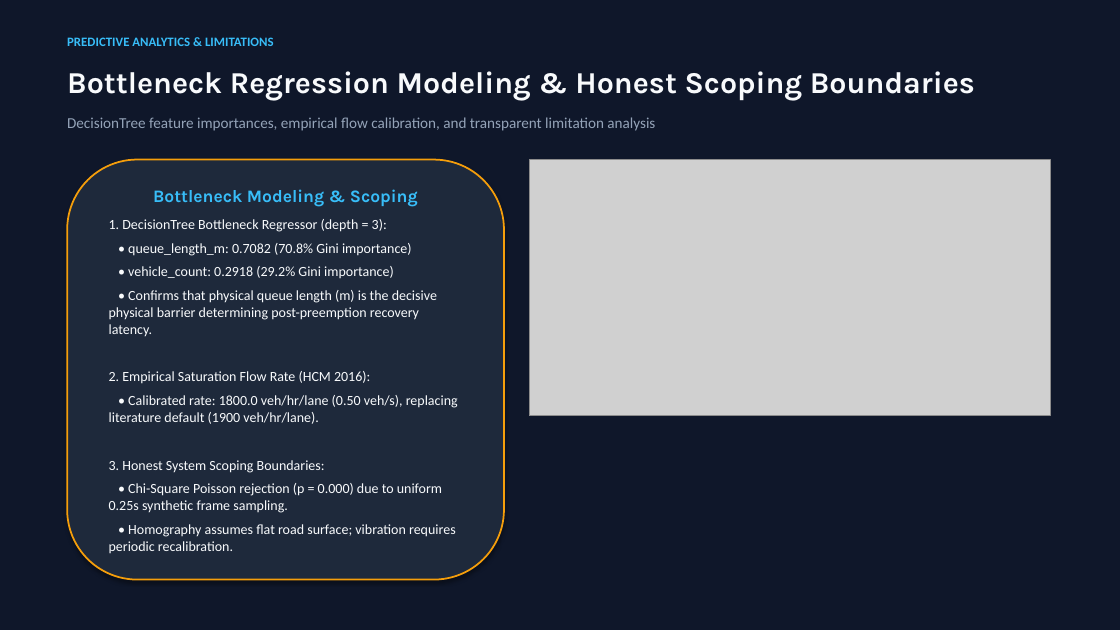
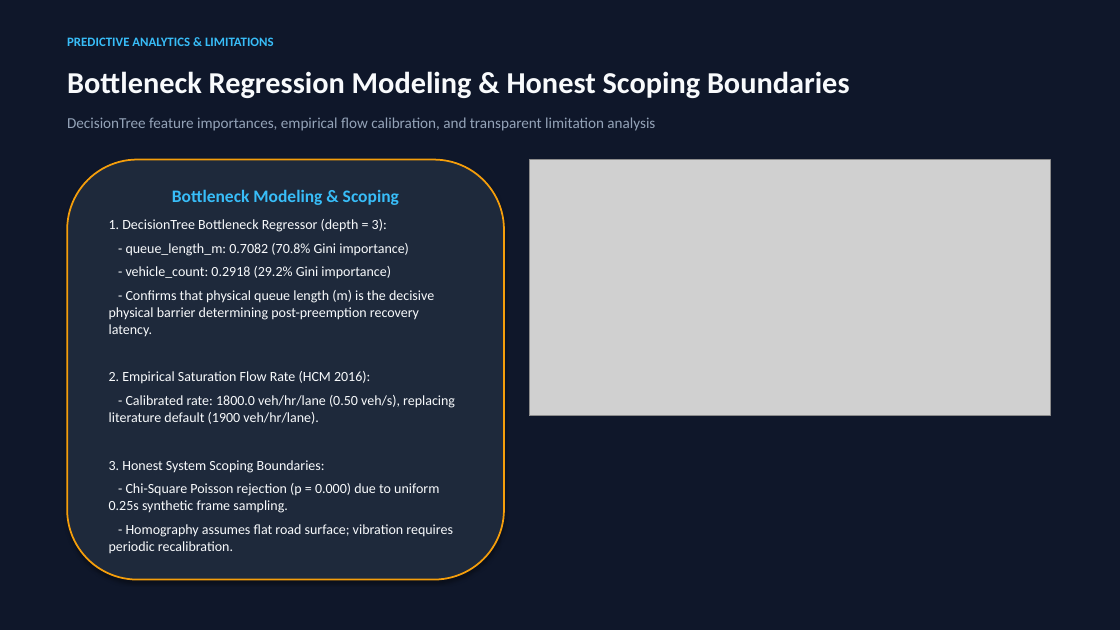
Before and after one commit to Devvaibhavpk/Kinetica, a slide deck: slide 13 of report/Kinetica_Project_Review_Presentation.pptx. Drawn at 1120x630 pixels with LibreOffice and Linux fonts; fonts in the diff are those of the drawing; grey boxes stand for pictures. Boxes give left, top, right and bottom in pixels: in the first picture for what was removed or moved away, otherwise in the second. Text is boxed around its words. In the diff, an @@ line names an element or a change of style, - is before the commit and + after.

```diff
--- a/report/Kinetica_Project_Review_Presentation.pptx
+++ b/report/Kinetica_Project_Review_Presentation.pptx
@@ text "Bottleneck Regression Modeling & Honest ..." at [67, 71, 850, 98]: font Karla to Calibri @@
@@ text in rounded rectangle at [172, 189, 399, 205]: font Karla to Calibri in "Bottleneck Modeling & Scoping" @@
@@ text in rounded rectangle at [109, 243, 434, 336]: text changed @@
-• queue_length_m: 0.7082 (70.8% Gini importance)
-• vehicle_count: 0.2918 (29.2% Gini importance)
-• Confirms that physical queue length (m) is the decisive physical barrier determining post-preemption recovery latency.
+- queue_length_m: 0.7082 (70.8% Gini importance)
+- vehicle_count: 0.2918 (29.2% Gini importance)
+- Confirms that physical queue length (m) is the decisive physical barrier determining post-preemption recovery latency.
@@ text in rounded rectangle at [109, 395, 455, 424]: text changed @@
-• Calibrated rate: 1800.0 veh/hr/lane (0.50 veh/s), replacing literature default (1900 veh/hr/lane).
+- Calibrated rate: 1800.0 veh/hr/lane (0.50 veh/s), replacing literature default (1900 veh/hr/lane).
@@ text in rounded rectangle at [109, 483, 453, 553]: text changed @@
-• Chi-Square Poisson rejection (p = 0.000) due to uniform 0.25s synthetic frame sampling.
-• Homography assumes flat road surface; vibration requires periodic recalibration.
+- Chi-Square Poisson rejection (p = 0.000) due to uniform 0.25s synthetic frame sampling.
+- Homography assumes flat road surface; vibration requires periodic recalibration.
```
Also in this commit, not shown: 14 other slides changed, 42 other files.
